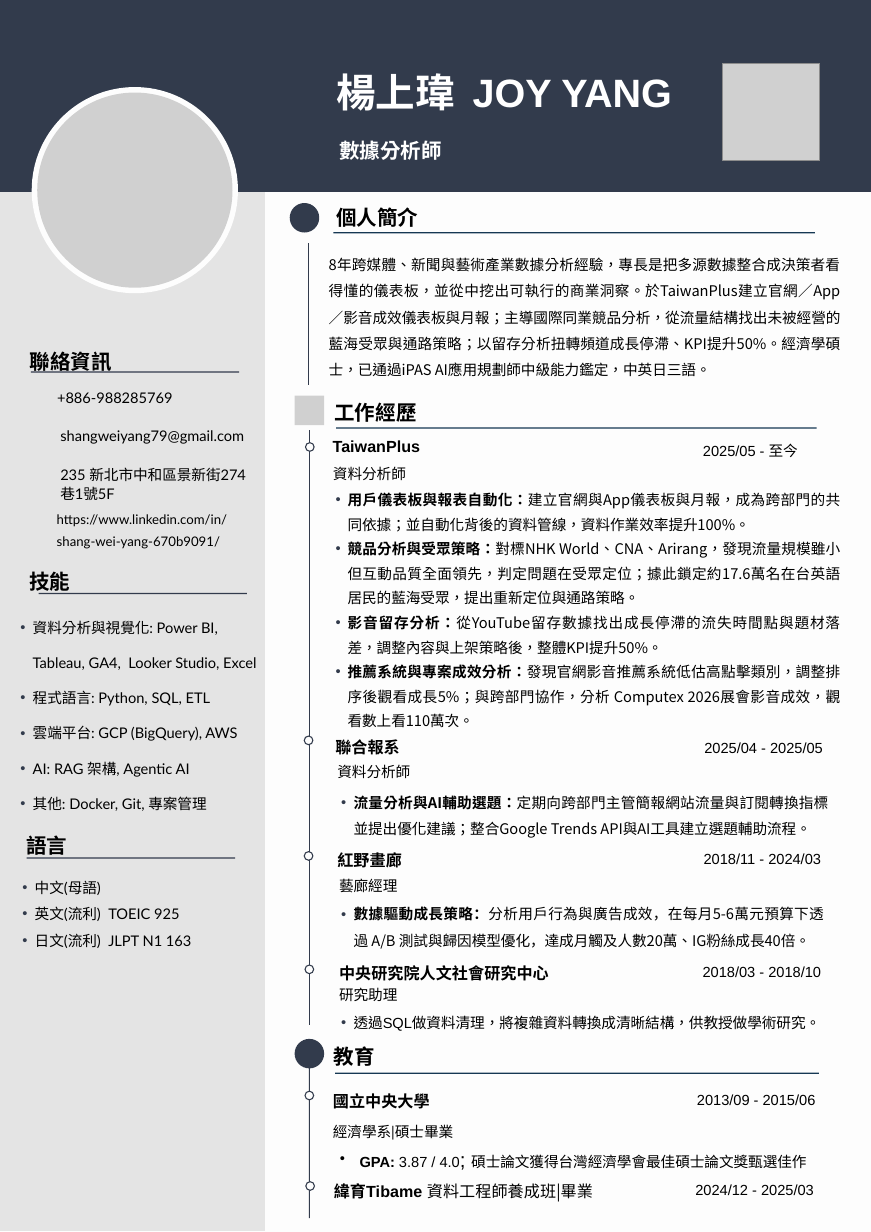
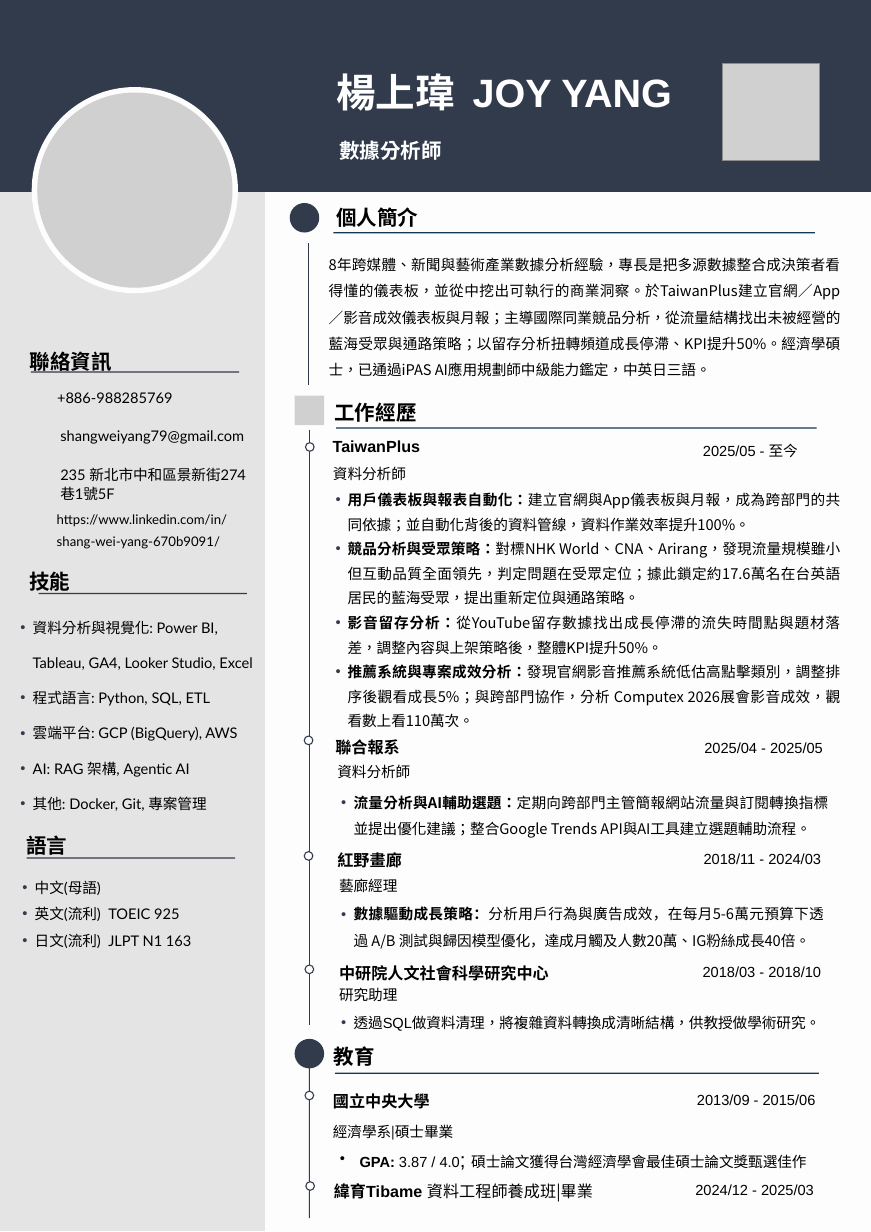
Before and after one commit to shangweiyang79/job-hunt, a slide deck: slide 1 of templates/中文履歷_楊上瑋_數據分析師.pptx. Drawn at 871x1232 pixels with LibreOffice and Linux fonts; fonts in the diff are those of the drawing; grey boxes stand for pictures; background and template pictures are left out. Boxes give left, top, right and bottom in pixels: in the first picture for what was removed or moved away, otherwise in the second. Text is boxed around its words. In the diff, an @@ line names an element or a change of style, - is before the commit and + after.

```diff
--- a/templates/中文履歷_楊上瑋_數據分析師.pptx
+++ b/templates/中文履歷_楊上瑋_數據分析師.pptx
@@ text "資料分析與視覺化: Power BI, Tableau, GA4, ..." rewrapped from box(33, 620, 256, 811) to box(33, 620, 252, 811) @@
@@ text at box(339, 965, 549, 981): text changed @@
-中央研究院人文社會研究中心
+中研院人文社會科學研究中心
```
Also in this commit, not shown: 2 other files.
